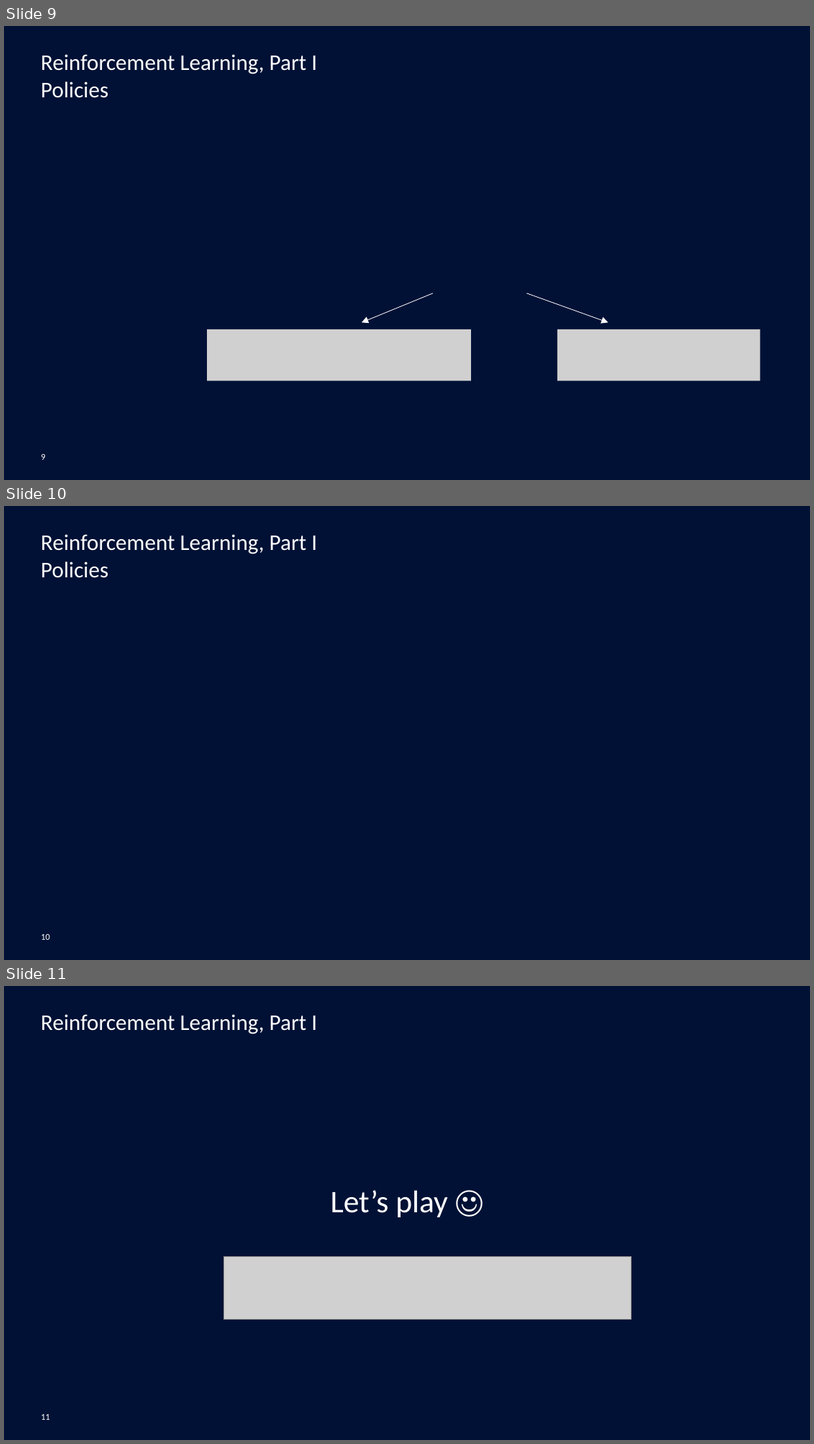
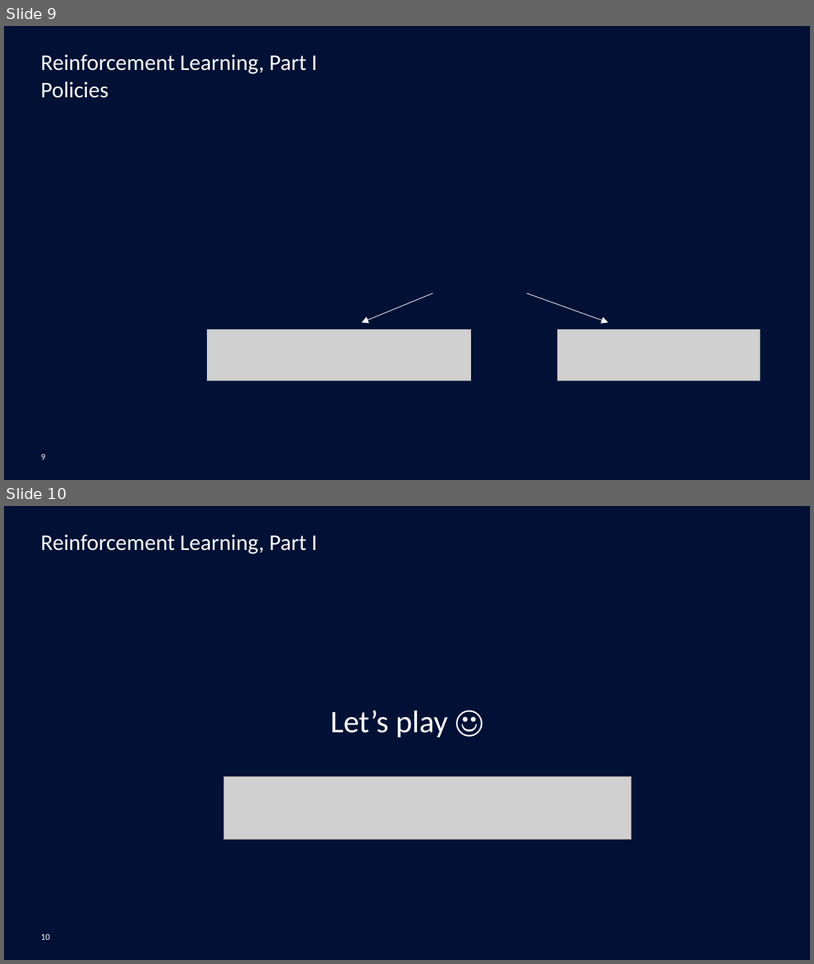
Before and after one commit to mgoutay/ml_course, a slide deck: RL_course.pptx. Shown one above the other, each under a label of ours: slides 9, 10 and 11 before the commit, slides 9 and 10 after it. The pictures are 814x1444 and 814x964 pixels, drawn with LibreOffice and Linux fonts; fonts in the diff are those of the drawing; grey boxes stand for pictures; background and template pictures are left out. Boxes give left, top, right and bottom in pixels: in the first picture for what was removed or moved away, otherwise in the second. Text is boxed around its words. In the diff, an @@ line names an element or a change of style, - is before the commit and + after.

```diff
--- a/RL_course.pptx
+++ b/RL_course.pptx
@@ slide 10 removed at [4, 506, 810, 960], background #001135; not listed: 1 template element that a slide beside it also shows @@
@@ text removed at [41, 534, 317, 554] @@
-Reinforcement Learning, Part I
@@ text removed at [41, 561, 108, 578] @@
-Policies
@@ what was slide 11 is now slide 10 @@
@@ page number at [41, 934, 50, 939]: text changed @@
-11
+10
```
Also in this commit, not shown: 10 slides changed, 1 other file.
